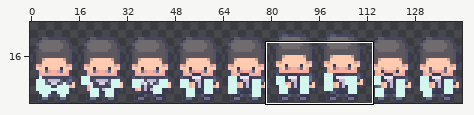
Edited in one commit: sprite sheet (res/colt/colt_phone.png). The picture above shows the old version from afar; the outline marks the close-up.
Close-up. The starting point:
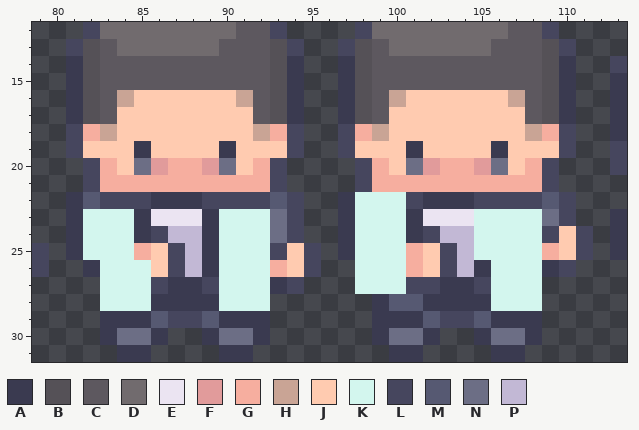
The file is 144x32 pixels. Colours within 5 levels of each other are drawn and written as one. Shown: x 79..113, y 12..31. The wide view leaves out empty margins. The commit also changed other parts of the picture, which this record leaves out.
Palette (. is transparent): A #3a3a50  B #555157  C #5d585f  D #716b6e  E #ebe4f2  F #e19b9b  G #f6ae9f  H #c9a495  J #ffcbb0  K #d3f6ee  L #46465e  M #565972  N #6c6e85  P #c2b8d5
New version:
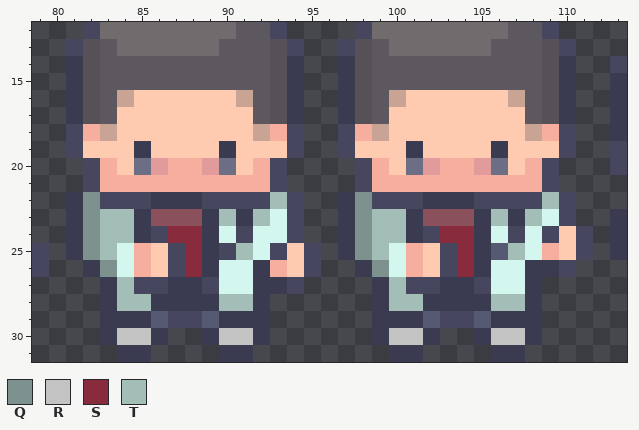
Colours new in this view: Q #7d928e  R #c3c3c3  S #872b3d  T #a3bdb7
Changes in this commit:
{"colour":"E","old":"#ebe4f2","new":"#8a505b"}
{"y":22,"x":82,"old":"M","new":"Q"}
{"y":22,"x":93,"old":"M","new":"T"}
{"y":22,"x":98,"old":"KKK","new":"QLL"}
{"y":22,"x":109,"old":"M","new":"T"}
{"y":23,"x":82,"old":"KKK","new":"QTT"}
{"y":23,"x":90,"old":"KKKN","new":"TATK"}
{"y":23,"x":98,"old":"KKK","new":"QTT"}
{"y":23,"x":105,"old":"KKKKN","new":"ATATK"}
{"y":24,"x":82,"old":"KKK","new":"QTT"}
{"y":24,"x":87,"old":"PP","new":"SS"}
{"y":24,"x":91,"old":"K","new":"L"}
{"y":24,"x":93,"old":"N","new":"K"}
{"y":24,"x":98,"old":"KKK","new":"QTT"}
{"y":24,"x":103,"old":"PPK","new":"SSA"}
{"y":24,"x":107,"old":"K","new":"L"}
{"y":25,"x":82,"old":"KK","new":"QT"}
{"y":25,"x":88,"old":"P","new":"S"}
{"y":25,"x":90,"old":"KK","new":"LT"}
{"y":25,"x":98,"old":"KK","new":"QT"}
{"y":25,"x":104,"old":"PKKK","new":"SAMT"}
{"y":26,"x":83,"old":"K","new":"Q"}
{"y":26,"x":85,"old":"K","new":"G"}
{"y":26,"x":88,"old":"P","new":"S"}
{"y":26,"x":92,"old":"K","new":"A"}
{"y":26,"x":98,"old":"KK","new":"AQ"}
{"y":26,"x":104,"old":"P","new":"S"}
{"y":26,"x":108,"old":"K","new":"A"}
{"y":27,"x":83,"old":"KKK","new":"ATL"}
{"y":27,"x":92,"old":"K","new":"A"}
{"y":27,"x":98,"old":"KKK","new":".AT"}
{"y":27,"x":108,"old":"K","new":"A"}
{"y":28,"x":83,"old":"KKK","new":"ATT"}
{"y":28,"x":90,"old":"KKK","new":"TTA"}
{"y":28,"x":100,"old":"MM","new":"TT"}
{"y":28,"x":106,"old":"KKK","new":"TTA"}
{"y":30,"x":84,"old":"NN","new":"RR"}
{"y":30,"x":90,"old":"NN","new":"RR"}
{"y":30,"x":100,"old":"NN","new":"RR"}
{"y":30,"x":106,"old":"NN","new":"RR"}
